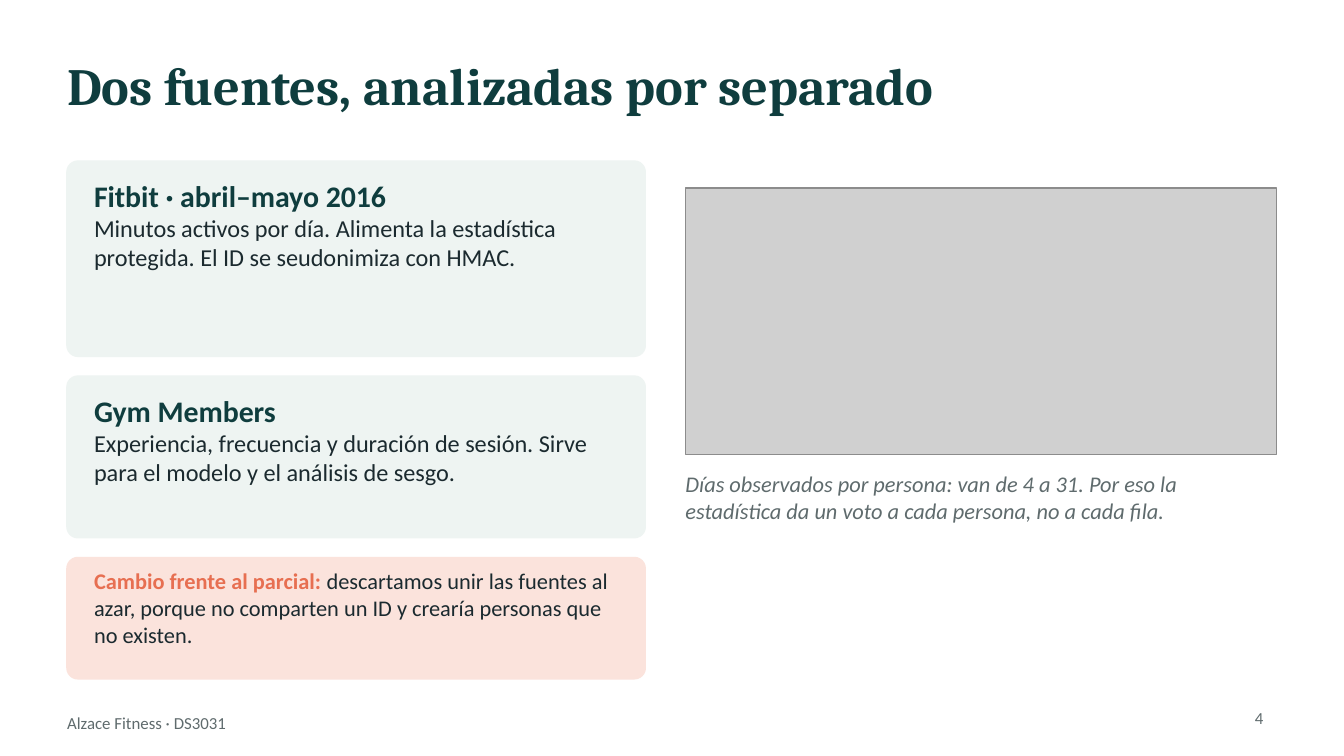
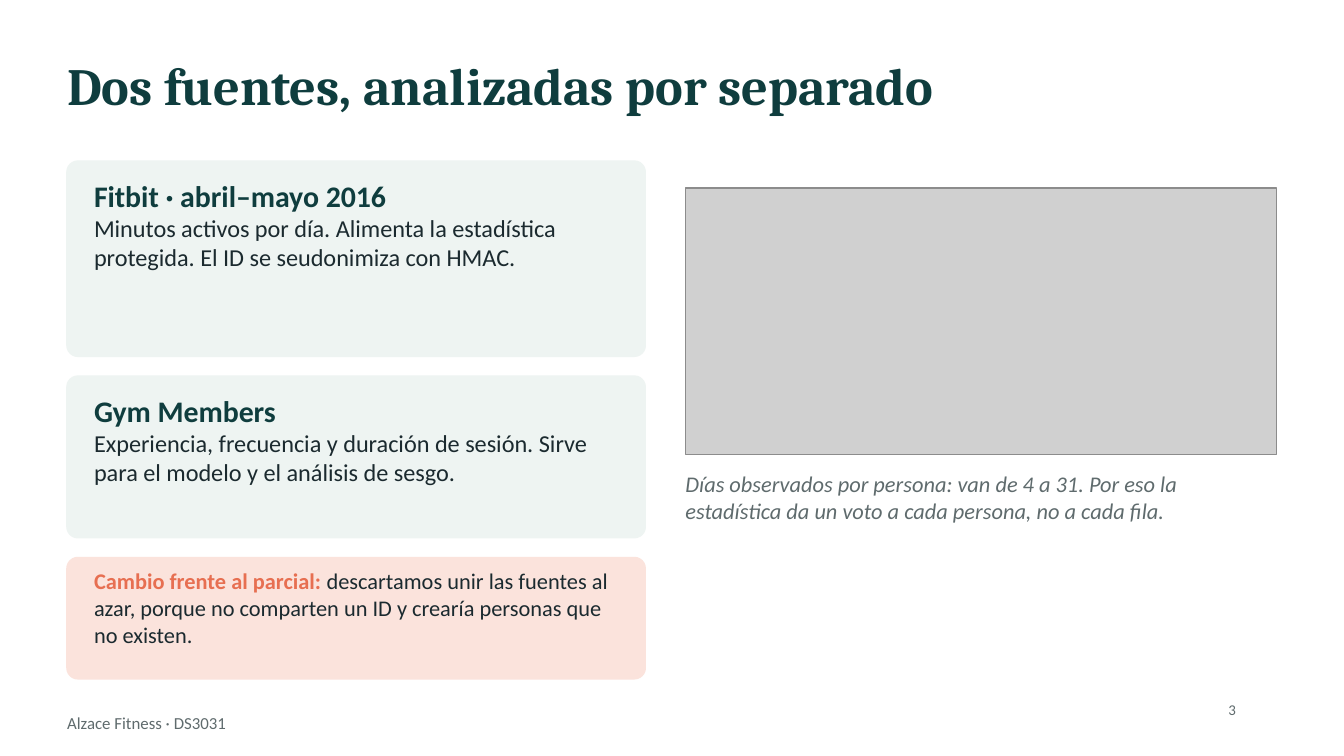
Before and after one commit to JoelxD12O/Proyecto-2---etica-y-seguridad-de-datos, a slide deck: slide 3 of presentacion/Presentacion_Alzace_Final.pptx (slide 4 before the commit). Drawn at 1344x756 pixels with LibreOffice and Linux fonts; fonts in the diff are those of the drawing; grey boxes stand for pictures. Boxes give left, top, right and bottom in pixels: in the first picture for what was removed or moved away, otherwise in the second. Text is boxed around its words. In the diff, an @@ line names an element or a change of style, - is before the commit and + after.

```diff
--- a/presentacion/Presentacion_Alzace_Final.pptx
+++ b/presentacion/Presentacion_Alzace_Final.pptx
@@ text added at [1228,705,1236,715], 8 pt, text #5F6B6D @@
+3
@@ page number removed at [1255,713,1264,724] @@
-4
```
Also in this commit, not shown: 13 other slides changed, 3 slides removed.
